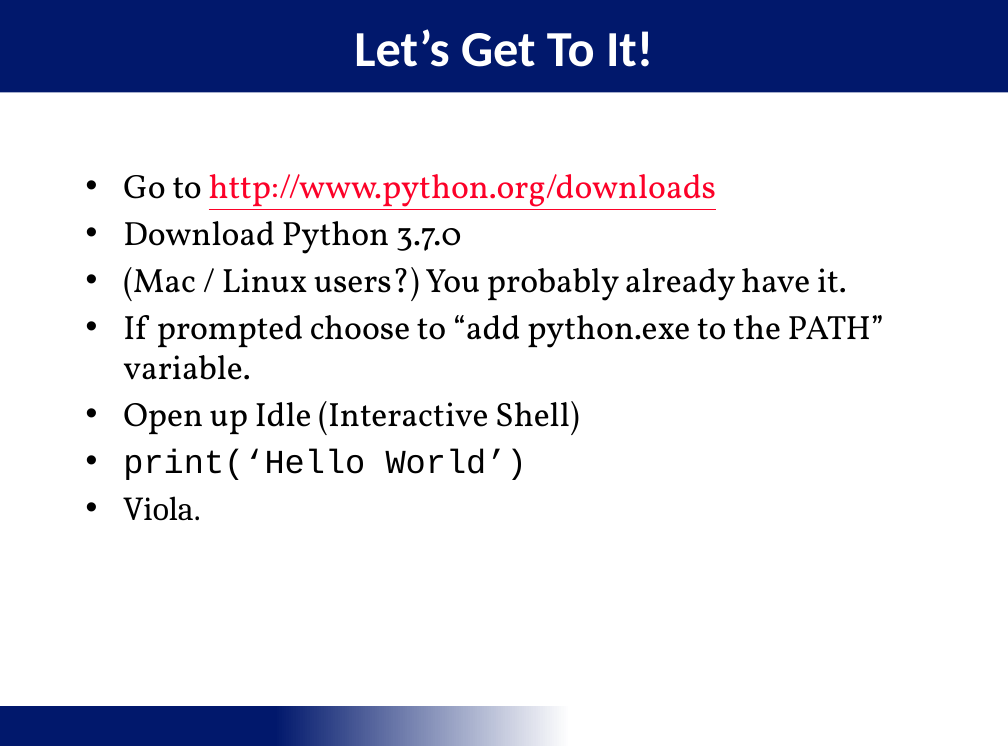
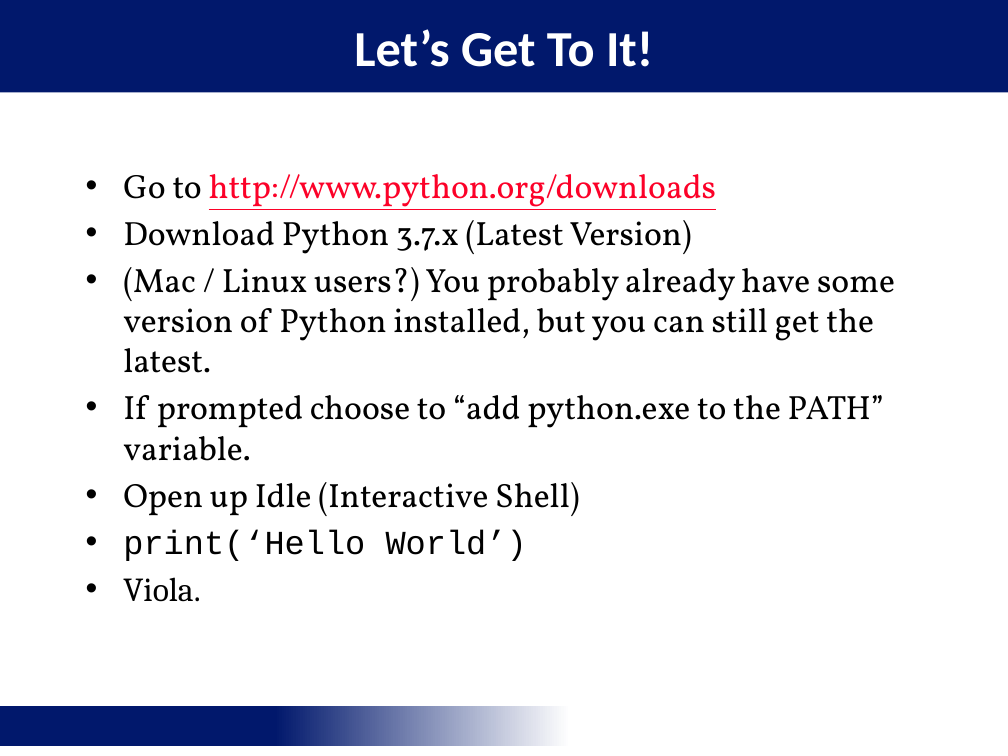
Before and after one commit to jaceiverson/mis-5400-fall-2019, a slide deck: slide 23 of mod_1/MIS_5400_Course_Introduction.pptx. Drawn at 1008x756 pixels with LibreOffice and Linux fonts; fonts in the diff are those of the drawing; background and template pictures are left out. Boxes give left, top, right and bottom in pixels: in the first picture for what was removed or moved away, otherwise in the second. Text is boxed around its words. In the diff, an @@ line names an element or a change of style, - is before the commit and + after.

```diff
--- a/mod_1/MIS_5400_Course_Introduction.pptx
+++ b/mod_1/MIS_5400_Course_Introduction.pptx
@@ text at (123, 220, 895, 373): text changed @@
-• Download Python 3.7.0
-• (Mac / Linux users?) You probably already have it.
+• Download Python 3.7.x (Latest Version)
+• (Mac / Linux users?) You probably already have some version of Python installed, but you can still get the latest.
```
Also in this commit, not shown: 4 other slides changed, 1 slide removed, 6 other files.
